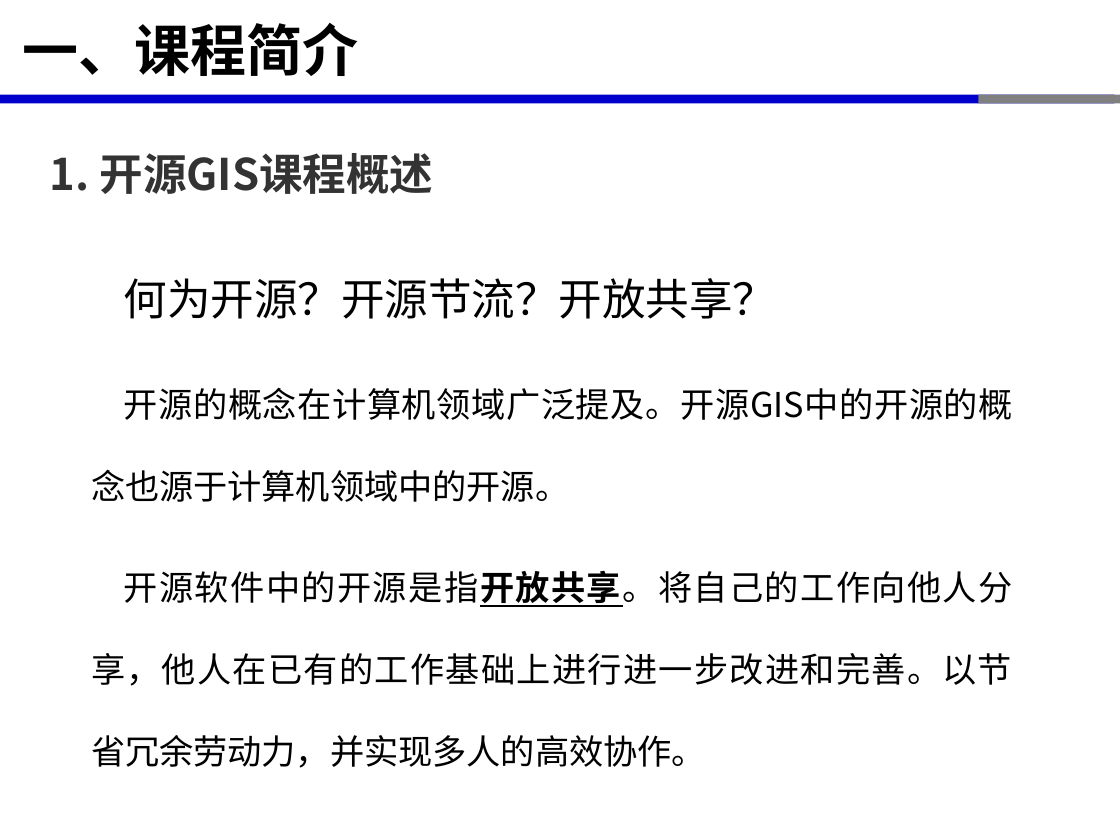
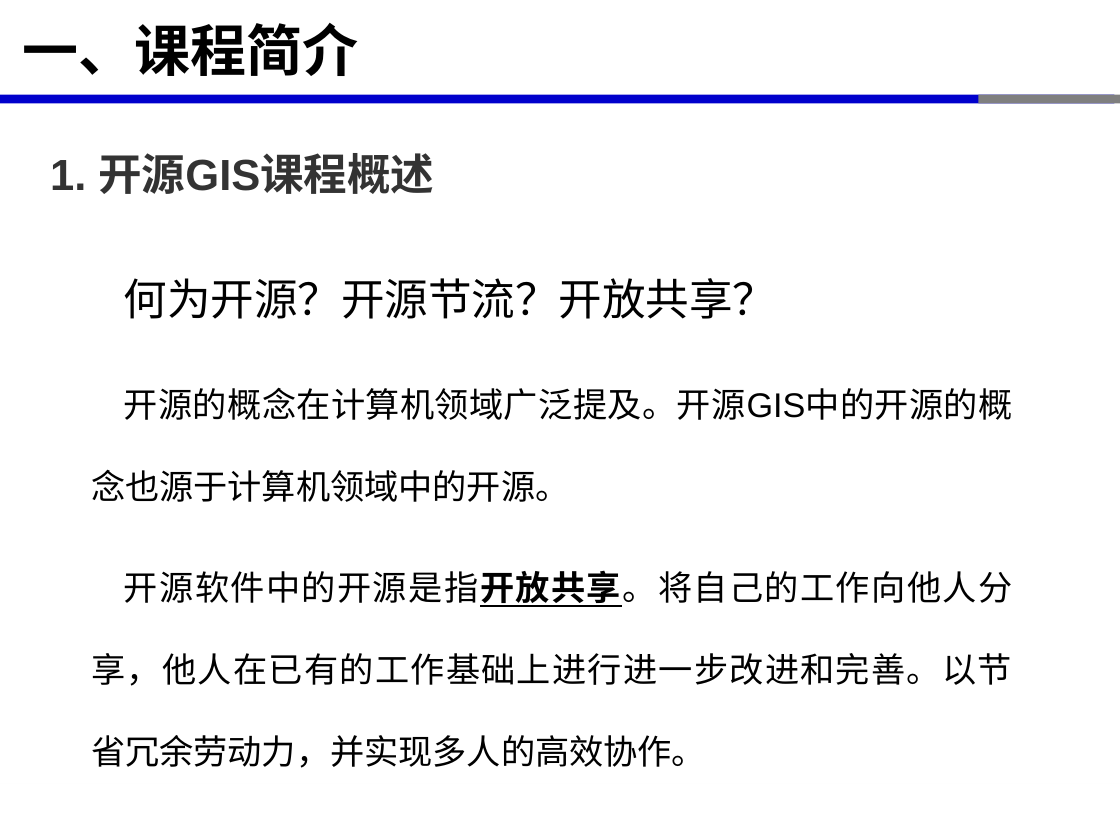
Before and after one commit to xinluo2018/satellite-altimetry-course, a slide deck: slide 3 of 第6章-多模态卫星测高数据协同-6学时/第6章-多模态卫星测高数据协同-6学时.pptx. Drawn at 1120x840 pixels with LibreOffice and Linux fonts; fonts in the diff are those of the drawing. Boxes give left, top, right and bottom in pixels: in the first picture for what was removed or moved away, otherwise in the second. Text is boxed around its words. In the diff, an @@ line names an element or a change of style, - is before the commit and + after.

```diff
--- a/第6章-多模态卫星测高数据协同-6学时/第6章-多模态卫星测高数据协同-6学时.pptx
+++ b/第6章-多模态卫星测高数据协同-6学时/第6章-多模态卫星测高数据协同-6学时.pptx
@@ text "1. 开源GIS课程概述" at (50, 153, 434, 194): font Noto Sans CJK SC to Arial; less space between paragraphs @@
@@ text "何为开源？开源节流？开放共享？" at (91, 278, 1013, 768): font Noto Sans CJK SC to Arial; less space between paragraphs @@
```
Also in this commit, not shown: 2 other slides changed, 9 other files.
